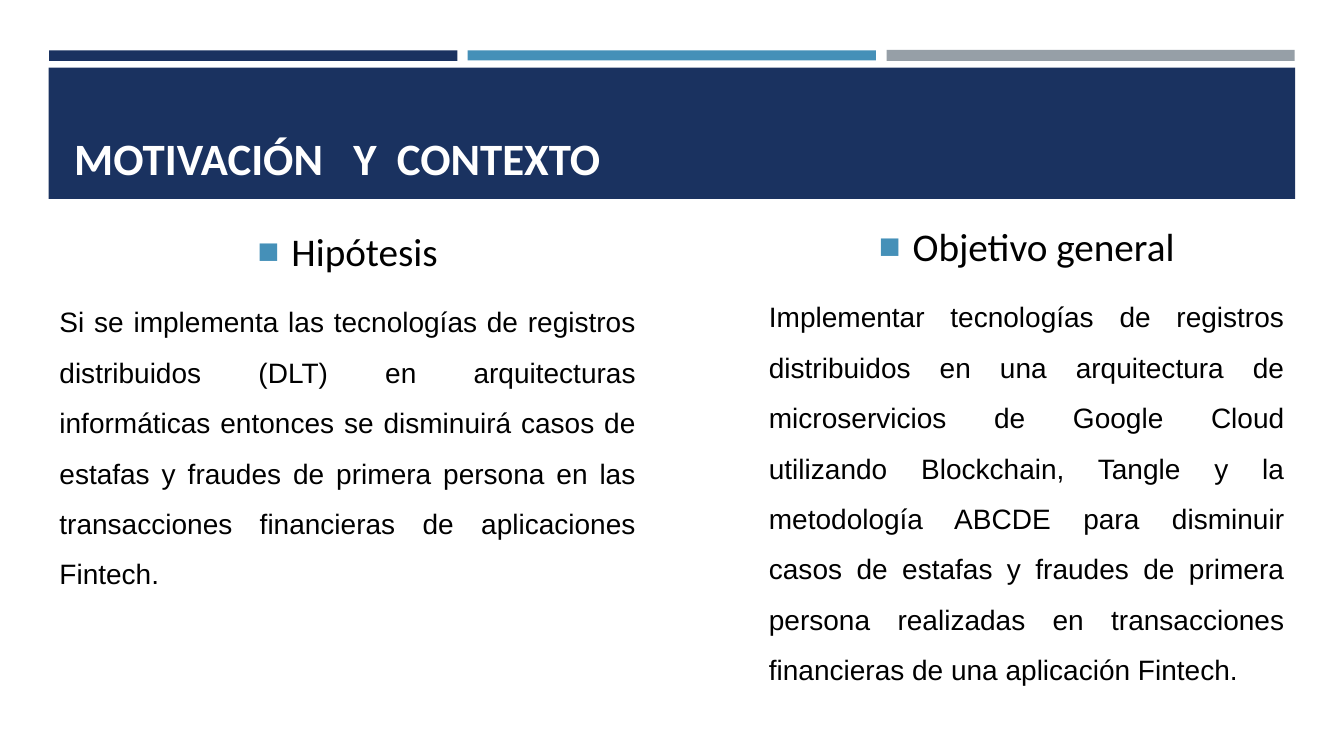
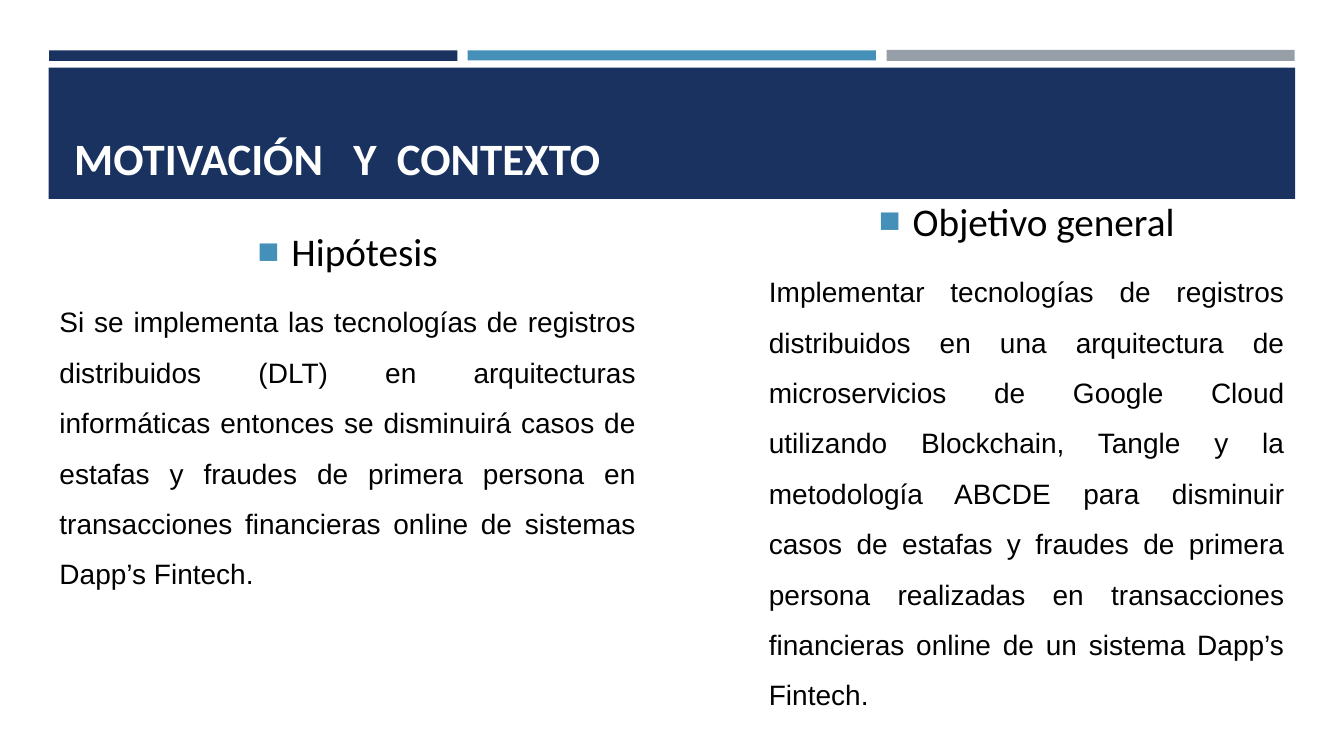
Before and after one commit to jfnando3030/Maestria-de-Sofware, a slide deck: slide 4 of Tesis/Diapositivas tesis.pptx. Drawn at 1344x756 pixels with LibreOffice and Linux fonts; fonts in the diff are those of the drawing. Boxes give left, top, right and bottom in pixels: in the first picture for what was removed or moved away, otherwise in the second. Text is boxed around its words. In the diff, an @@ line names an element or a change of style, - is before the commit and + after.

```diff
--- a/Tesis/Diapositivas tesis.pptx
+++ b/Tesis/Diapositivas tesis.pptx
@@ text at (769,281,1284,706): text changed @@
-Implementar tecnologías de registros distribuidos en una arquitectura de microservicios de Google Cloud utilizando Blockchain, Tangle y la metodología ABCDE para disminuir casos de estafas y fraudes de primera persona realizadas en transacciones financieras de una aplicación Fintech.
+Implementar tecnologías de registros distribuidos en una arquitectura de microservicios de Google Cloud utilizando Blockchain, Tangle y la metodología ABCDE para disminuir casos de estafas y fraudes de primera persona realizadas en transacciones financieras online de un sistema Dapp’s Fintech.
@@ text at (59,311,636,590): text changed @@
-Si se implementa las tecnologías de registros distribuidos (DLT) en arquitecturas informáticas entonces se disminuirá casos de estafas y fraudes de primera persona en las transacciones financieras de aplicaciones Fintech.
+Si se implementa las tecnologías de registros distribuidos (DLT) en arquitecturas informáticas entonces se disminuirá casos de estafas y fraudes de primera persona en transacciones financieras online de sistemas Dapp’s Fintech.
```
Also in this commit, not shown: 5 other slides changed, 7 slides added, 2 other files.
